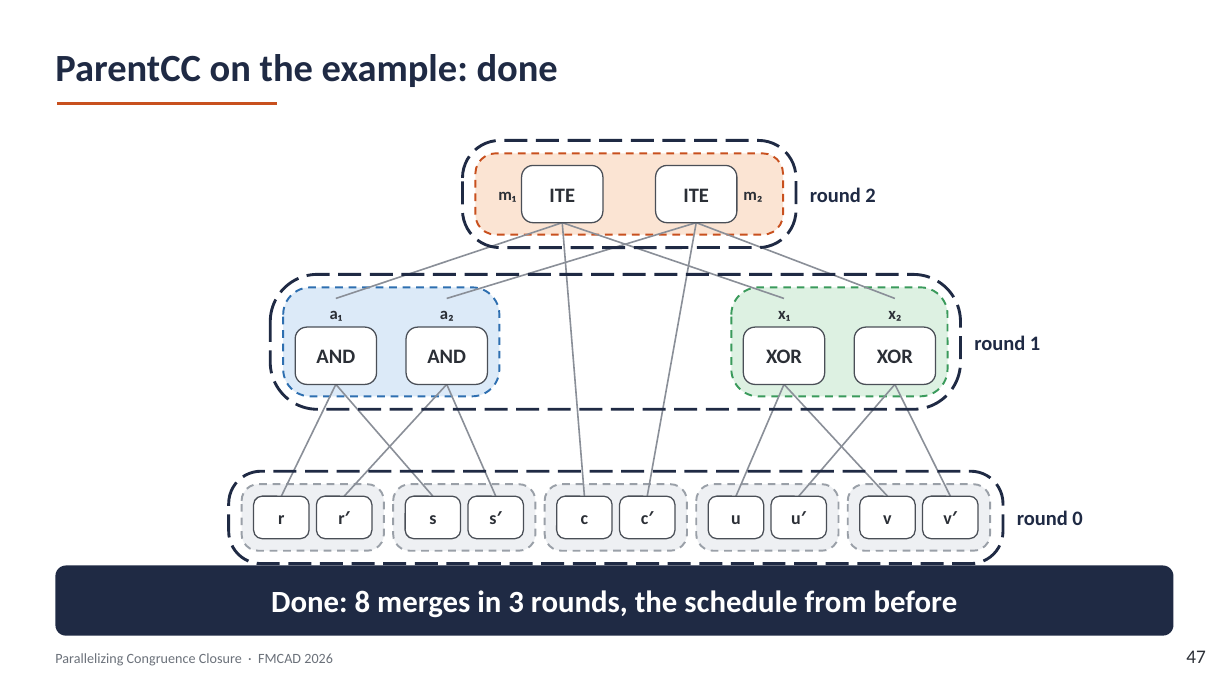
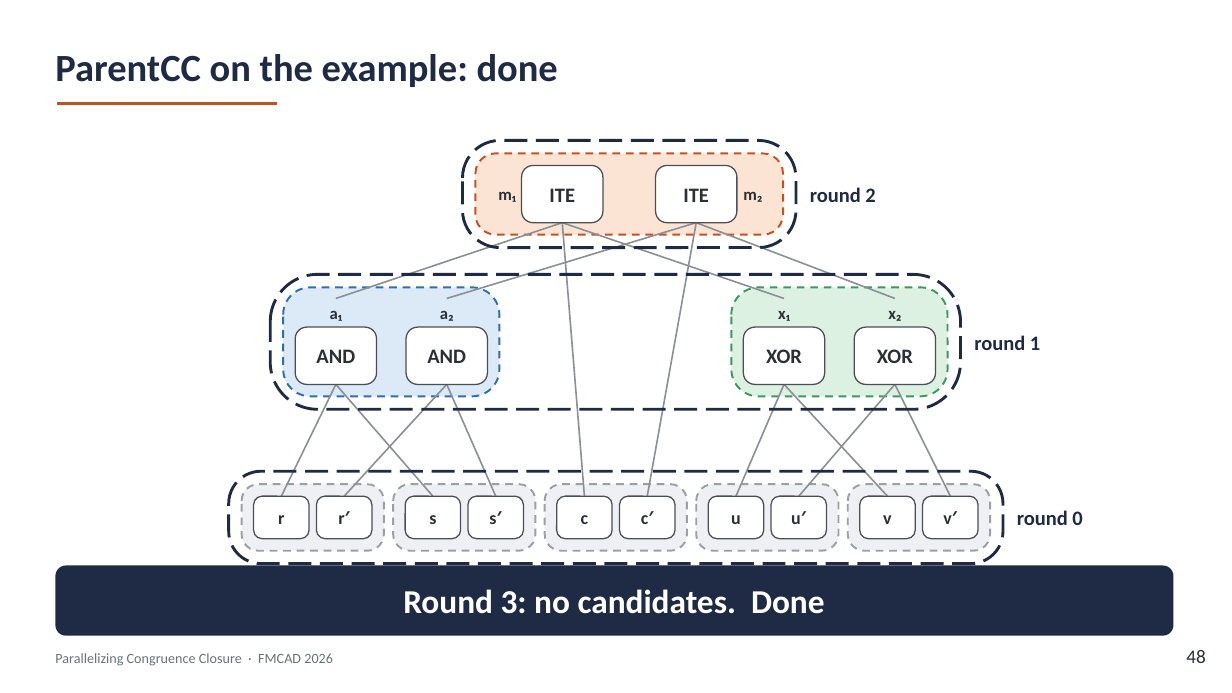
Before and after one commit to amarshah1/parallelcc-paper, a slide deck: slide 48 of slides/parallelcc-part1.pptx (slide 47 before the commit). Drawn at 1232x693 pixels with LibreOffice and Linux fonts; fonts in the diff are those of the drawing. Boxes give left, top, right and bottom in pixels: in the first picture for what was removed or moved away, otherwise in the second. Text is boxed around its words. In the diff, an @@ line names an element or a change of style, - is before the commit and + after.

Commit message:
Slides

```diff
--- a/slides/parallelcc-part1.pptx
+++ b/slides/parallelcc-part1.pptx
@@ text in rounded rectangle at (403,589,825,614): text changed; size 24 to 26 pt @@
-Done: 8 merges in 3 rounds, the schedule from before
+Round 3: no candidates. Done
@@ text at (1186,650,1205,663): text changed @@
-47
+48
```
Also in this commit, not shown: 10 other slides changed, 1 slide added, 1 other file.
